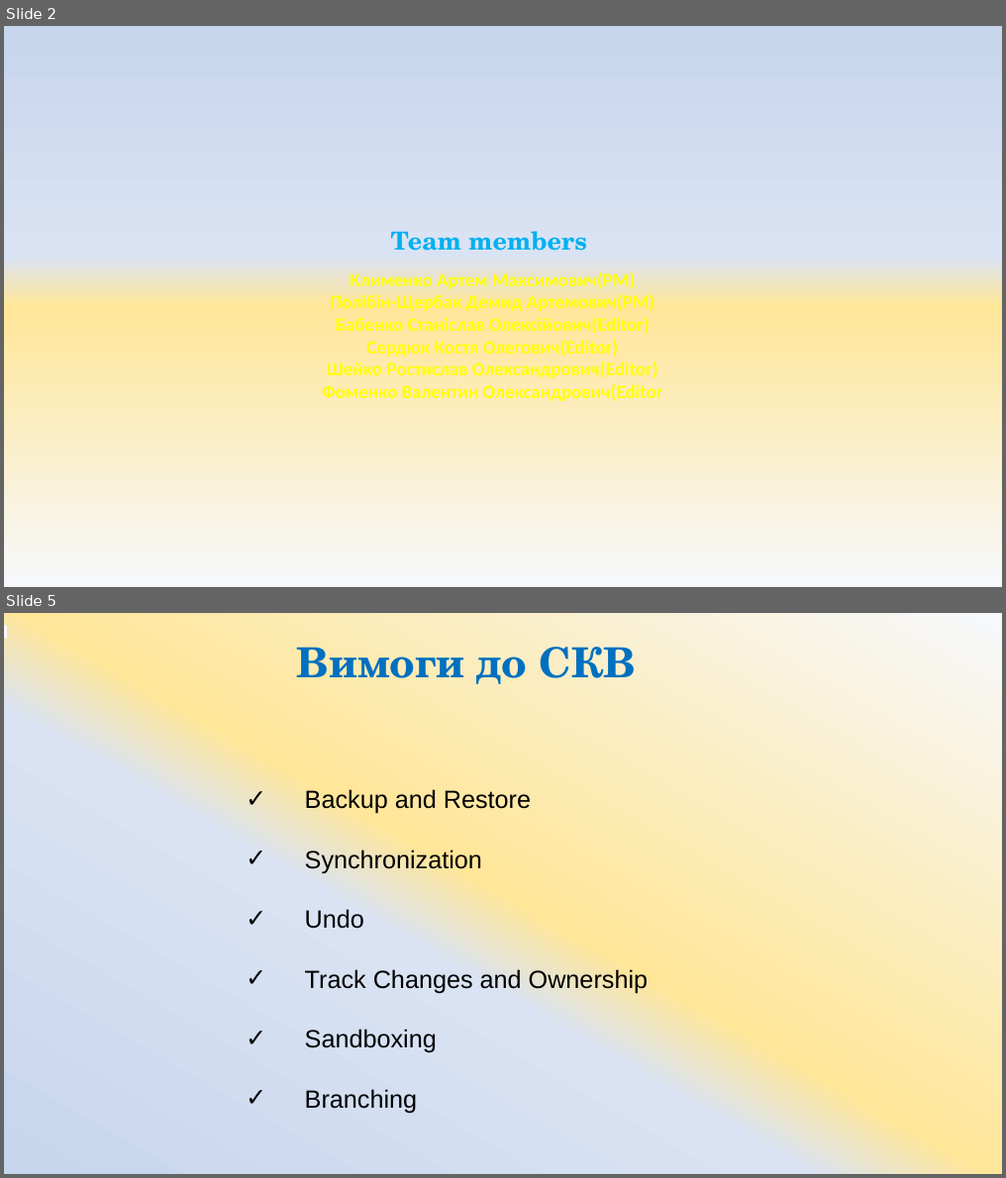
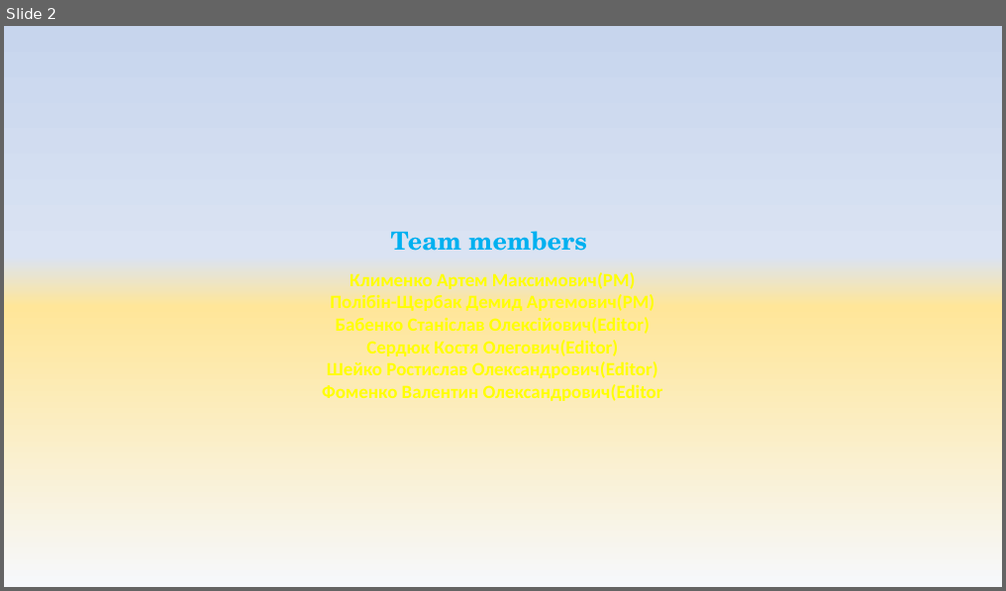
Before and after one commit to ArtemKlym/git_presentation, a slide deck: Git_1 part.pptx. Shown one above the other, each under a label of ours: slides 2 and 5 before the commit, slide 2 after it; the slides between them are not shown. The pictures are 1006x1178 and 1006x591 pixels, drawn with LibreOffice and Linux fonts; fonts in the diff are those of the drawing. Boxes give left, top, right and bottom in pixels: in the first picture for what was removed or moved away, otherwise in the second. Text is boxed around its words. In the diff, an @@ line names an element or a change of style, - is before the commit and + after.

```diff
--- a/Git_1 part.pptx
+++ b/Git_1 part.pptx
@@ slide 5 removed at bbox=[4, 613, 1002, 1174], background gradient #F6F8FC to #FFE699 to #DAE3F3 to #C7D5ED @@
@@ rectangle removed at bbox=[4, 625, 7, 638] @@
@@ title removed at bbox=[297, 647, 636, 684] @@
-Вимоги до СКВ
@@ text removed at bbox=[305, 789, 648, 1113] @@
-✓ Backup and Restore
-✓ Synchronization
-✓ Undo
-✓ Track Changes and Ownership
-✓ Sandboxing
-✓ Branching
```
Also in this commit, not shown: 26 other slides removed.
